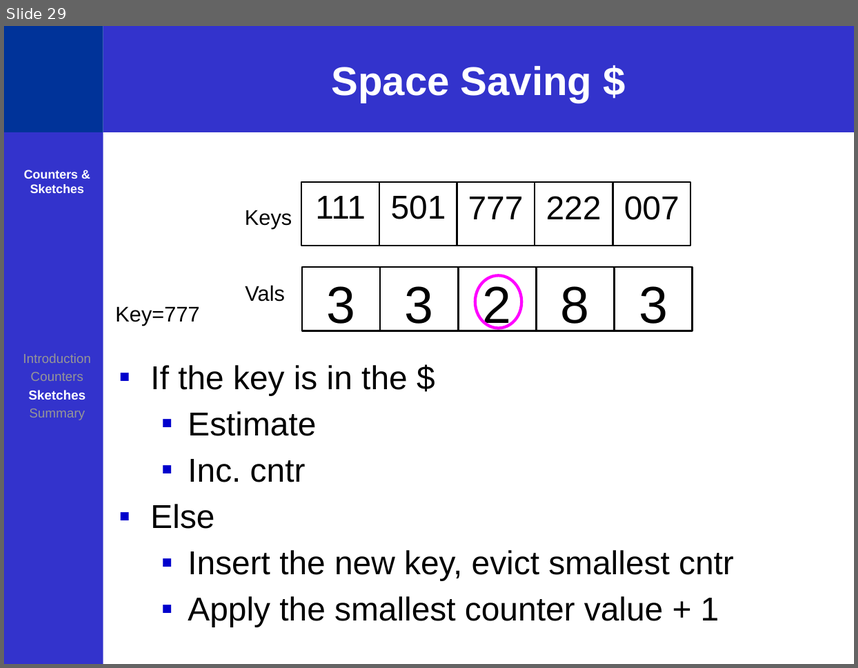
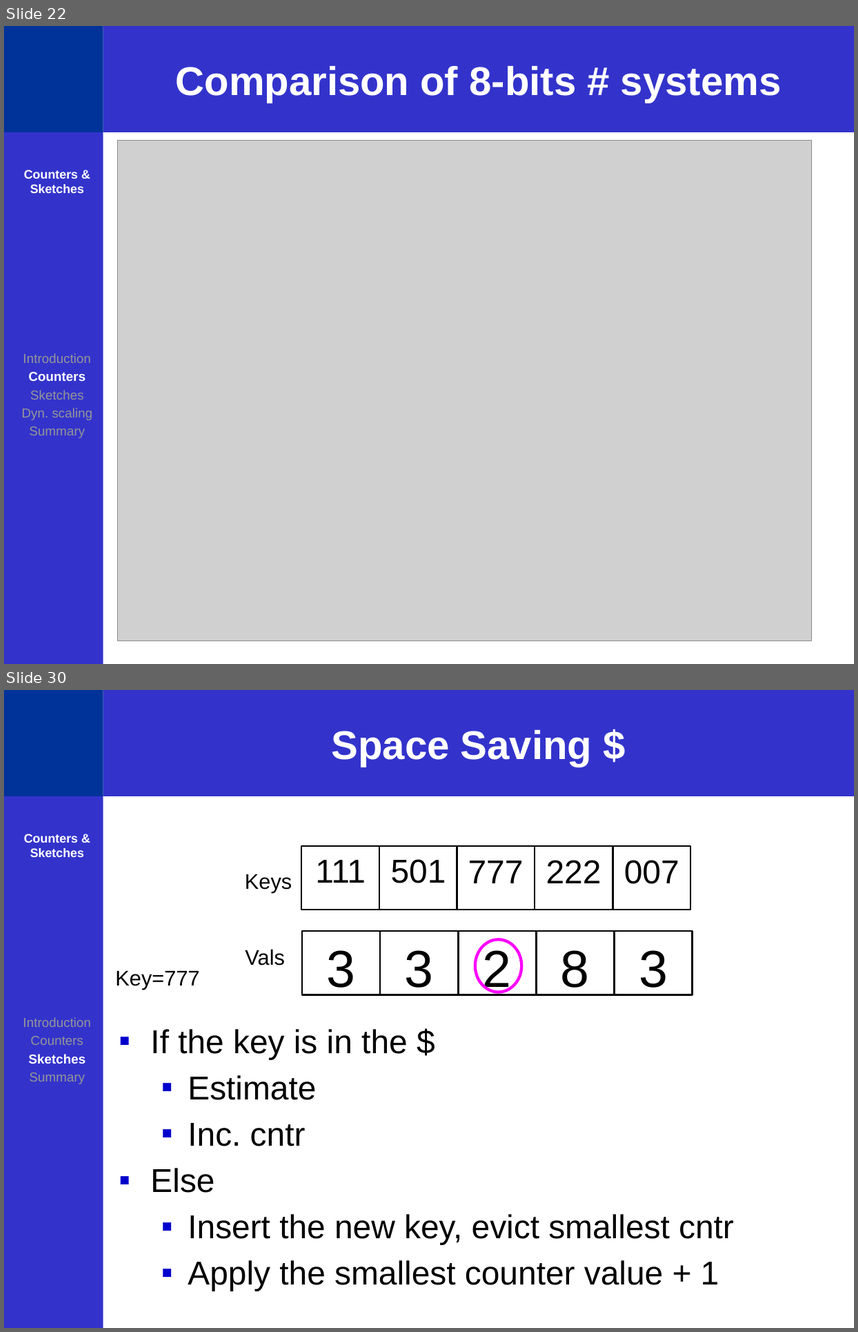
Before and after one commit to ofanan/Sketches, a slide deck: Cntrs seminar NextSilicon.pptx. Shown one above the other, each under a label of ours: slide 29 before the commit, slides 22 and 30 after it; the slides between them are not shown. The pictures are 858x668 and 858x1332 pixels, drawn with LibreOffice and Linux fonts; fonts in the diff are those of the drawing; grey boxes stand for pictures. Boxes give left, top, right and bottom in pixels: in the first picture for what was removed or moved away, otherwise in the second. Text is boxed around its words. In the diff, an @@ line names an element or a change of style, - is before the commit and + after.

```diff
--- a/Cntrs seminar NextSilicon.pptx
+++ b/Cntrs seminar NextSilicon.pptx
@@ slide 22 added at (4,26,854,664), background #FFFFFF; not listed: 1 template element that a slide beside it also shows @@
@@ rectangle added at (4,26,103,132), fill #003399 @@
@@ title added at (103,26,854,132), fill #3333CC, 34 pt, text #FFFFFF, bold @@
+Comparison of 8-bits # systems
@@ picture added at (117,140,811,640) @@
@@ text added at (24,170,84,193), 10.5 pt, text #FFFFFF, bold @@
+Counters & Sketches
@@ text added at (22,353,93,438), 11 pt, text #969696 @@
+Introduction
+Counters
+Sketches
+Dyn. scaling
+Summary
@@ what was slide 29 is now slide 30 @@
```
Also in this commit, not shown: 30 slides changed, 5 other slides added, 3 other files.
